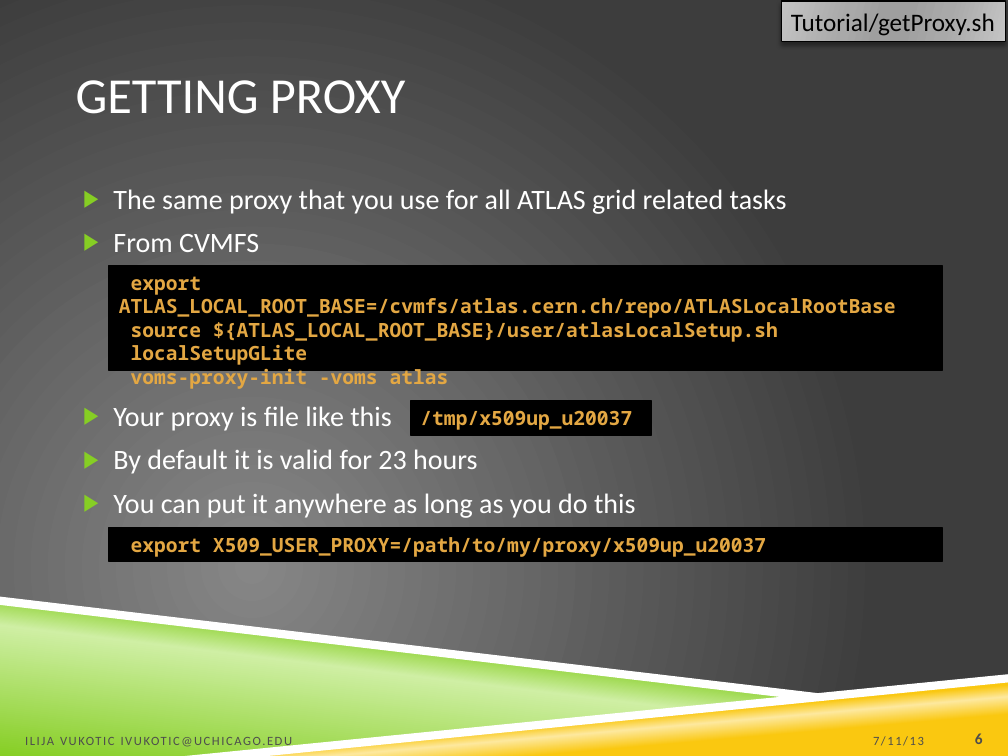
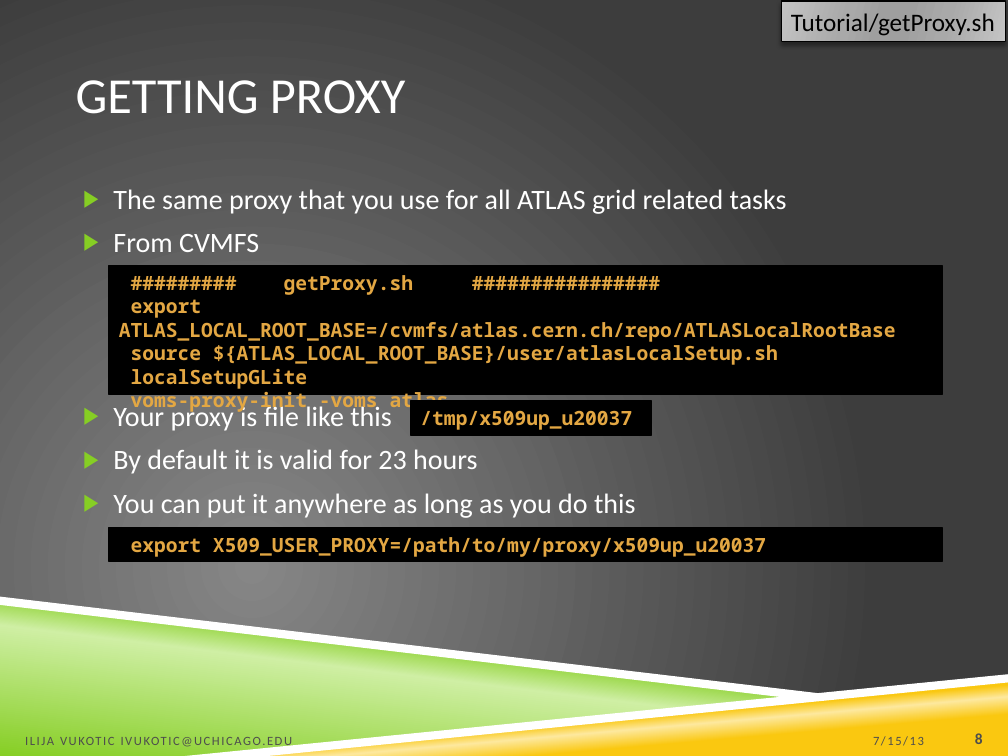
Before and after one commit to ivukotic/Tutorial, a slide deck: slide 8 of Tutorial.pptx (slide 6 before the commit). Drawn at 1008x756 pixels with LibreOffice and Linux fonts; fonts in the diff are those of the drawing; background and template pictures are left out. Boxes give left, top, right and bottom in pixels: in the first picture for what was removed or moved away, otherwise in the second. Text is boxed around its words. In the diff, an @@ line names an element or a change of style, - is before the commit and + after.

```diff
--- a/Tutorial.pptx
+++ b/Tutorial.pptx
@@ rectangle "######### getProxy.sh ################": place and size @@
-rectangle "######### getProxy.sh ################" at <box>109,266,942,371</box>
+rectangle "######### getProxy.sh ################" at <box>109,266,942,395</box>
@@ text in rectangle at <box>284,275,413,295</box>: paragraph added @@
+######### getProxy.sh ################
@@ text at <box>873,736,924,746</box>: text changed @@
-7/11/13
+7/15/13
@@ page number at <box>975,733,983,744</box>: text changed @@
-6
+8
```
Also in this commit, not shown: 20 other slides changed, 3 slides added.
